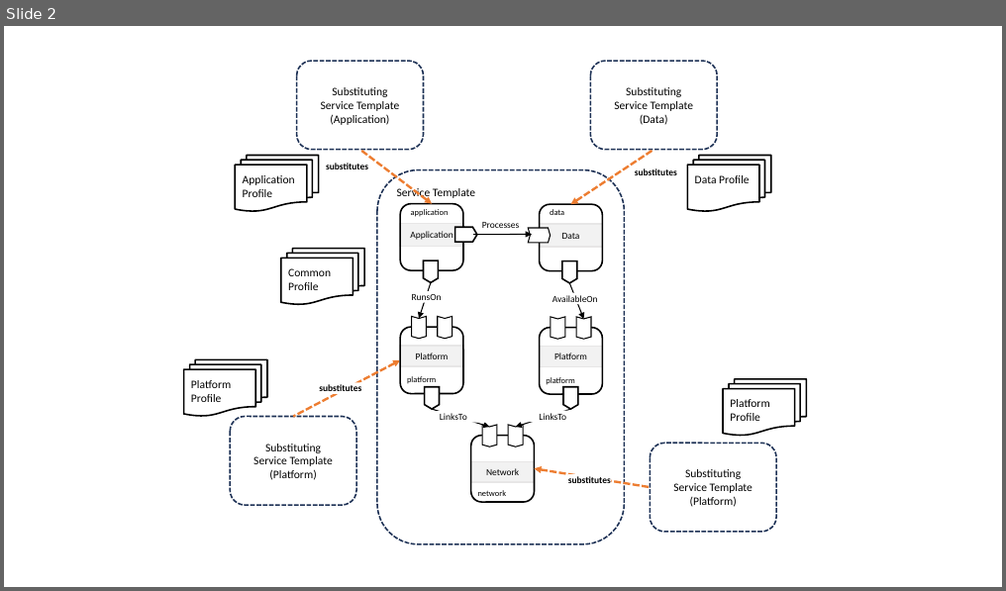
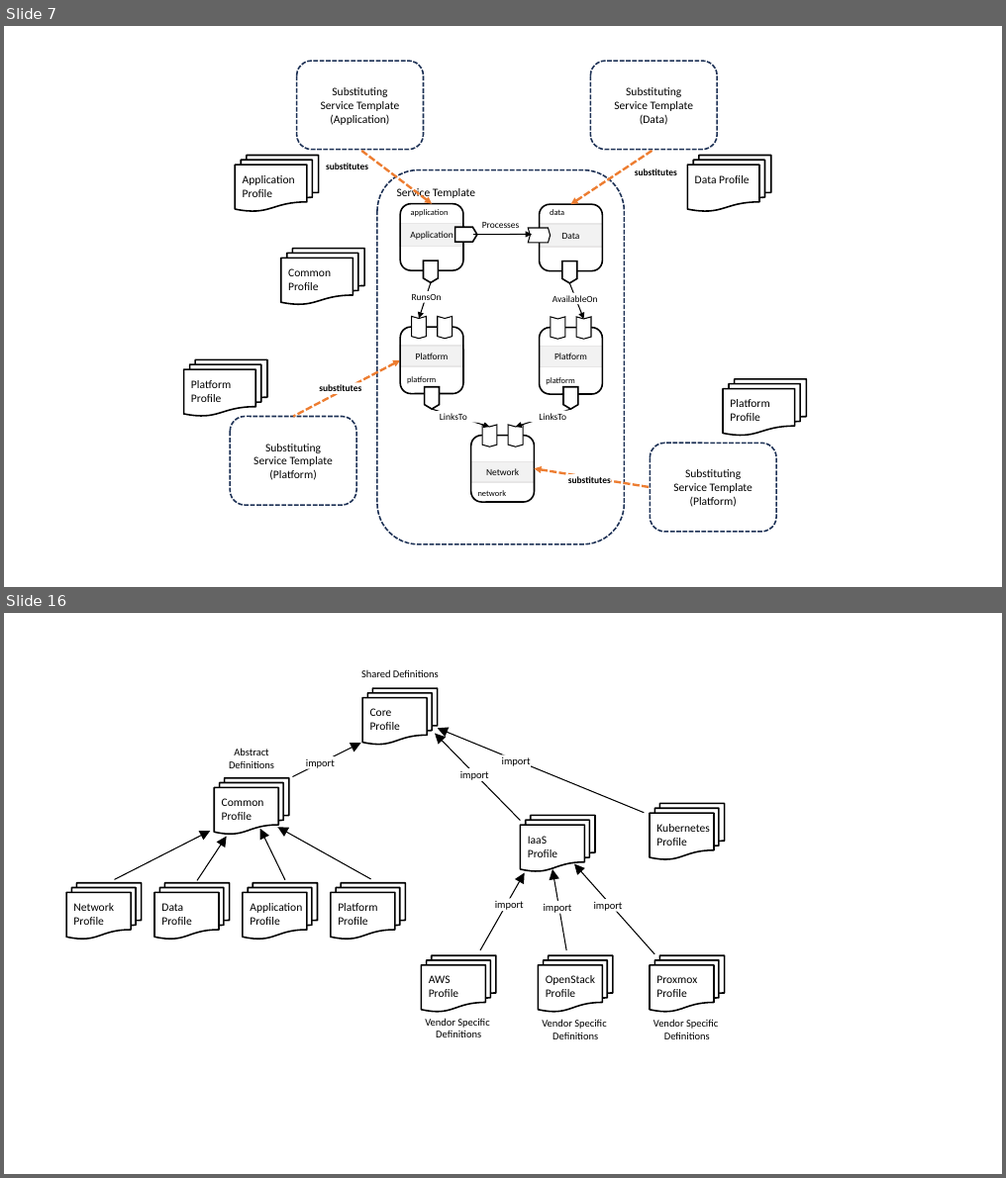
Before and after one commit to oasis-open/tosca-community-contributions, a slide deck: profiles/community/tosca/common/sources/figures.pptx. Shown one above the other, each under a label of ours: slide 2 before the commit, slides 7 and 16 after it; the slides between them are not shown. The pictures are 1006x591 and 1006x1178 pixels, drawn with LibreOffice and Linux fonts; fonts in the diff are those of the drawing. Boxes give left, top, right and bottom in pixels: in the first picture for what was removed or moved away, otherwise in the second. Text is boxed around its words. In the diff, an @@ line names an element or a change of style, - is before the commit and + after.

Commit message:
Document design patterns and high-level profile organization (#248)
* Add TOSCA design patterns

* Edit Model Continuum documentation

* Add files via upload

* Add files via upload

* Document profile organization

* Document profile organization

* Document base abstract node types

* Add files via upload

* Document deployment of abstract services

* Add files via upload

* Add files via upload

* Change outline

* Document base profile

* Document component-specific system view profiles

* Add files via upload

* Add files via upload

* Refactor documentation for translation to lower levels of abstraction

* Fix header outline level

* Fix header

* Add files via upload

* Add files via upload

* Add files via upload

* Add files via upload

* Update placement examples

* Fix formatting

* Document abstract service deployment

* Fix typos

```diff
--- a/profiles/community/tosca/common/sources/figures.pptx
+++ b/profiles/community/tosca/common/sources/figures.pptx
@@ slide 16 added at [4,613,1002,1174], background #FFFFFF @@
@@ text added at [361,669,439,677], 10 pt, text #000000 @@
+Shared Definitions
@@ flow chart multidocument added at [362,688,438,745], outline #000000 1.5 pt, 11 pt, text #000000 @@
+Core Profile
@@ arrow added from (645, 813) to (438, 728), #000000 1 pt @@
@@ text added at [229,748,274,768], 10 pt, text #000000 @@
+Abstract Definitions
@@ arrow added from (292, 777) to (361, 744), #000000 1 pt @@
@@ rectangle added at [306,757,335,769], fill #FFFFFF, 10 pt, text #000000 @@
+import
@@ arrow added from (521, 820) to (435, 734), #000000 1 pt @@
@@ rectangle added at [502,756,531,768], fill #FFFFFF, 10 pt, text #000000 @@
+import
@@ flow chart multidocument added at [214,778,289,835], outline #000000 1.5 pt, 11 pt, text #000000 @@
+Common Profile
@@ rectangle added at [460,768,490,781], fill #FFFFFF, 10 pt, text #000000 @@
+import
@@ flow chart multidocument added at [521,815,595,871], outline #000000 1.5 pt, 11 pt, text #000000 @@
+IaaS
+Profile
@@ flow chart multidocument added at [649,804,724,861], outline #000000 1.5 pt, 11 pt, text #000000 @@
+Kubernetes Profile
@@ arrow added from (115, 879) to (211, 831), #000000 1 pt @@
@@ arrow added from (197, 881) to (227, 836), #000000 1 pt @@
@@ arrow added from (285, 880) to (260, 829), #000000 1 pt @@
@@ arrow added from (371, 879) to (278, 827), #000000 1 pt @@
@@ arrow added from (480, 951) to (525, 872), #000000 1 pt @@
@@ arrow added from (567, 951) to (552, 869), #000000 1 pt @@
@@ arrow added from (654, 955) to (574, 863), #000000 1 pt @@
@@ flow chart multidocument added at [66,883,141,940], outline #000000 1.5 pt, 11 pt, text #000000 @@
+Network Profile
@@ flow chart multidocument added at [154,883,230,940], outline #000000 1.5 pt, 11 pt, text #000000 @@
+Data
+Profile
@@ flow chart multidocument added at [243,883,318,940], outline #000000 1.5 pt, 11 pt, text #000000 @@
+Application Profile
@@ flow chart multidocument added at [331,883,405,940], outline #000000 1.5 pt, 11 pt, text #000000 @@
+Platform
+Profile
@@ rectangle added at [495,898,525,911], fill #FFFFFF, 10 pt, text #000000 @@
+import
@@ rectangle added at [543,901,572,914], fill #FFFFFF, 10 pt, text #000000 @@
+import
@@ rectangle added at [594,899,623,912], fill #FFFFFF, 10 pt, text #000000 @@
+import
@@ flow chart multidocument added at [421,956,496,1012], outline #000000 1.5 pt, 11 pt, text #000000 @@
+AWS Profile
@@ flow chart multidocument added at [538,956,613,1012], outline #000000 1.5 pt, 11 pt, text #000000 @@
+OpenStack Profile
@@ flow chart multidocument added at [649,956,724,1012], outline #000000 1.5 pt, 11 pt, text #000000 @@
+Proxmox Profile
@@ text added at [425,1018,489,1038], 10 pt, text #000000 @@
+Vendor Specific Definitions
@@ text added at [542,1019,606,1040], 10 pt, text #000000 @@
+Vendor Specific Definitions
@@ text added at [653,1019,718,1040], 10 pt, text #000000 @@
+Vendor Specific Definitions
@@ what was slide 2 is now slide 7 @@
```
Also in this commit, not shown: 14 other slides added, 1 slide removed, 36 other files.
